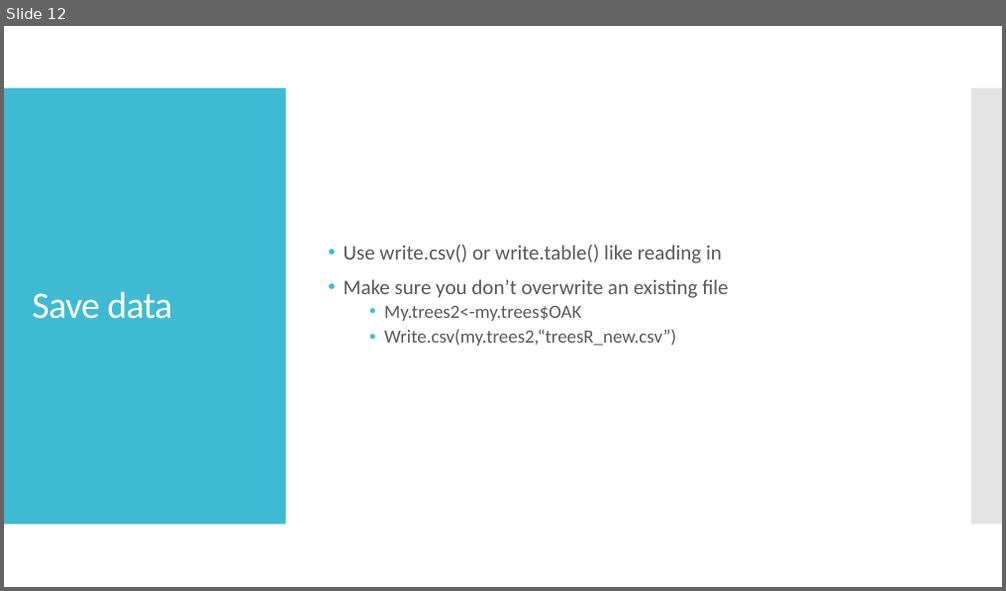
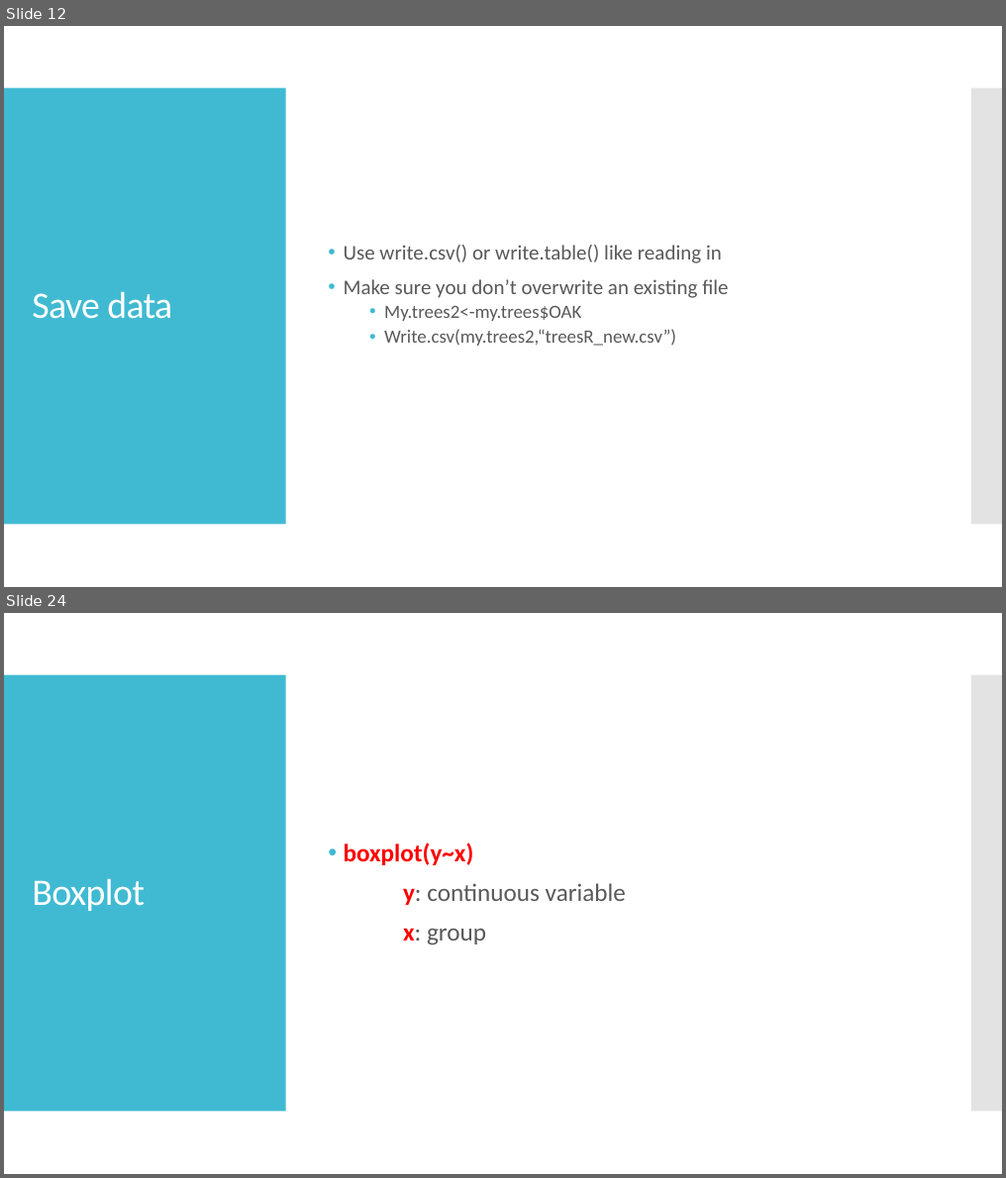
Before and after one commit to jyanglab/labworkshop, a slide deck: largedata/Zhikai_R_05_24.pptx. Shown one above the other, each under a label of ours: slide 12 before the commit, slides 12 and 24 after it; the slides between them are not shown. The pictures are 1006x591 and 1006x1178 pixels, drawn with LibreOffice and Linux fonts; fonts in the diff are those of the drawing. Boxes give left, top, right and bottom in pixels: in the first picture for what was removed or moved away, otherwise in the second. Text is boxed around its words. In the diff, an @@ line names an element or a change of style, - is before the commit and + after.

```diff
--- a/largedata/Zhikai_R_05_24.pptx
+++ b/largedata/Zhikai_R_05_24.pptx
@@ slide 24 added at (4, 613, 1002, 1174), background #FFFFFF; not listed: 2 template elements that a slide beside it also shows @@
@@ text added at (344, 843, 626, 946), 24 pt, text #595959 @@
+• boxplot(y~x)
+y: continuous variable
+x: group
@@ title added at (32, 878, 144, 911), 36 pt, text #FFFFFF @@
+Boxplot
```
Also in this commit, not shown: 36 other slides added, 2 other files.
